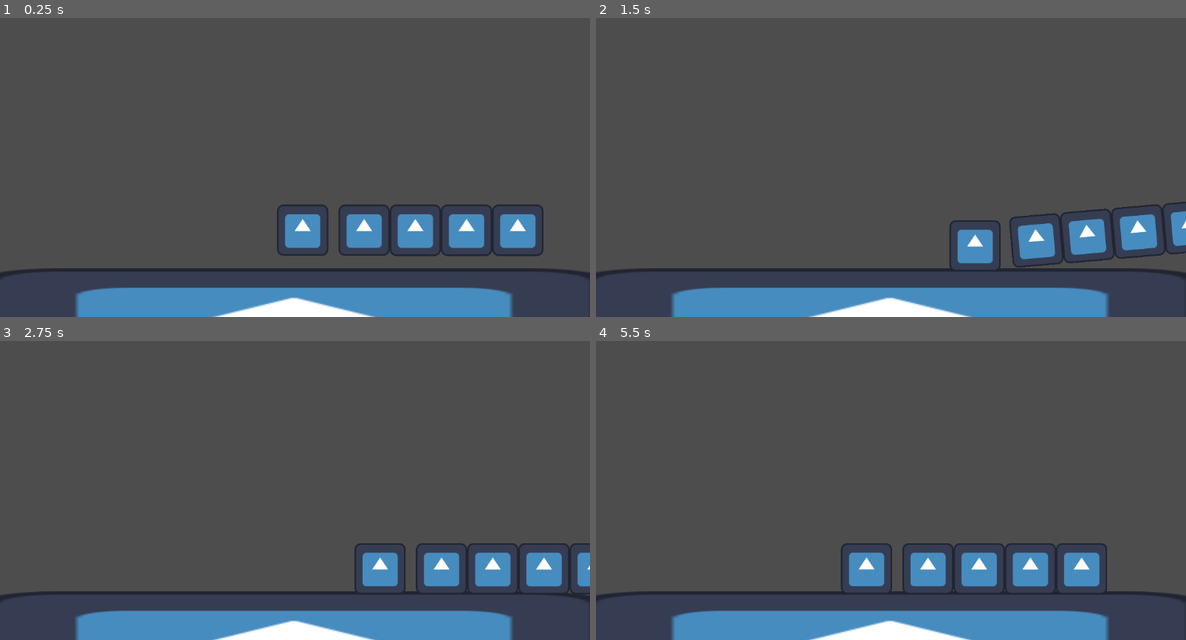
Above: before the commit, frames 1-4 (two rows, left to right).
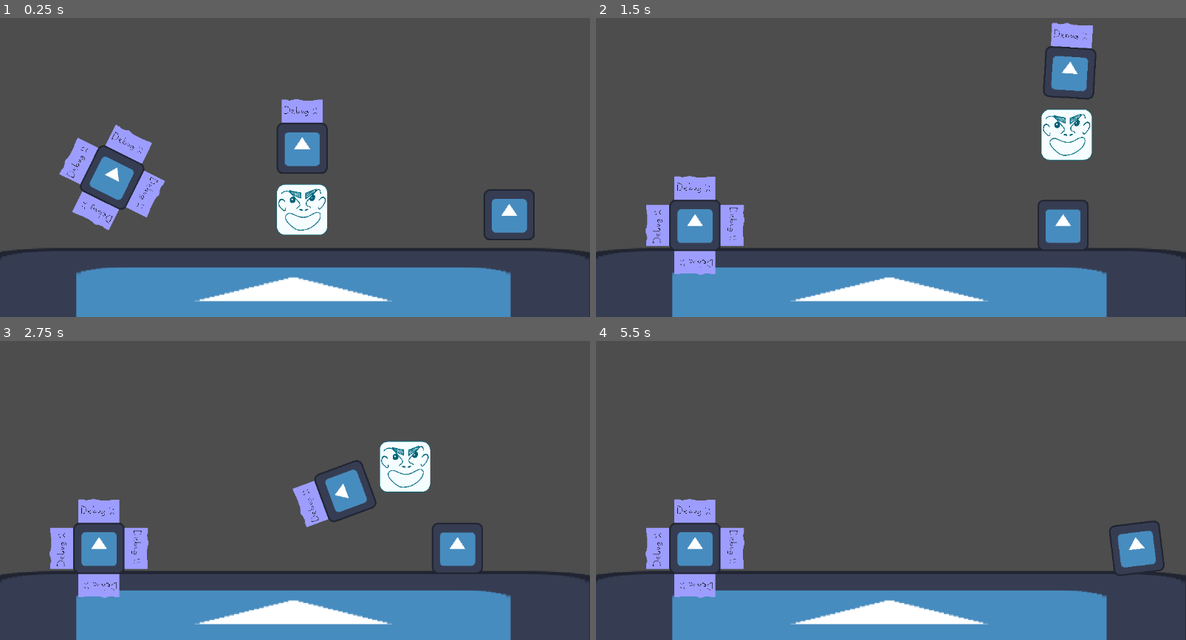
Above: after the commit, the same moments.

Repository: jkkivenko/james-gam-249
Game: Godot game, scene res://Scenes/jamess.tscn
Two runs of this game, one before a commit and one after it. Both use one fixed random seed, a clock stepped at 60 frames per second and the inputs below. This scene is started directly instead of the project's main scene. The engine's default icon, where the game draws it, is replaced by a stand-in: a white triangle on a blue panel in a dark square.
Inputs (mouse positions are in pixels of both pictures, inside the frame that each line leads up to):
- Up to frame 1 (0.25 s): no input
- Up to frame 2 (1.5 s): move the mouse to (1020, 134) at 0.52 s; hold D (Move Right) 0.53-1.28 s; hold Right (Swing Clockwise) 0.53-1.28 s; click (1020, 134) at 0.67 s; move the mouse to (773, 167) at 1.27 s; hold A (Move Left) from 1.28 s (still down); tap Left (Swing Counterclockwise) at 1.35 s; click (773, 167) at 1.42 s
- Up to frame 3 (2.75 s): move the mouse to (354, 400) at 2.02 s; release A (Move Left) at 2.03 s; hold D (Move Right) from 2.03 s (still down); hold Right (Swing Clockwise) from 2.03 s (still down); click (354, 400) at 2.17 s
- Up to frame 4 (5.5 s): move the mouse to (861, 541) at 2.77 s; release Right (Swing Clockwise) at 2.78 s; tap Left (Swing Counterclockwise) at 2.85, 4.35 s; click (861, 541) at 2.92 s; move the mouse to (1068, 523) at 3.52 s; release D (Move Right) at 3.53 s; hold Right (Swing Clockwise) 3.53-4.28 s; hold A (Move Left) from 3.53 s (still down); click (1068, 523) at 3.67 s; move the mouse to (714, 424) at 4.27 s; click (714, 424) at 4.42 s; move the mouse to (920, 475) at 5.02 s; hold Right (Swing Clockwise) from 5.03 s (still down); click (920, 475) at 5.17 s

The runs differ from the first frame. In frame 1, 19% of the frame differs, in the area x 0-100%, y 27-100%; in frame 2, 18%; in frame 3, 18%; in frame 4, 16%.

Commit message:
weepon

Diff:
--- /dev/null
+++ b/Scenes/attachment_point.tscn
@@ -0,0 +1,12 @@
+[gd_scene load_steps=3 format=3 uid="uid://b0x3aihndppp2"]
+
+[ext_resource type="Script" uid="uid://cmbhd6ulsenan" path="res://Scripts/attachment_point.gd" id="1_5g6it"]
+[ext_resource type="Texture2D" uid="uid://ew6g7bo37nd1" path="res://art/indicator.png" id="1_ehnt0"]
+
+[node name="AttachmentPoint" type="Node2D"]
+script = ExtResource("1_5g6it")
+
+[node name="Indicator" type="Sprite2D" parent="."]
+position = Vector2(0, -40)
+scale = Vector2(0.625, 0.625)
+texture = ExtResource("1_ehnt0")
--- a/Scenes/block.tscn
+++ b/Scenes/block.tscn
@@ -1,16 +1,31 @@
-[gd_scene load_steps=4 format=3 uid="uid://dafcgwkvmg08y"]
+[gd_scene load_steps=5 format=3 uid="uid://dafcgwkvmg08y"]
 
-[ext_resource type="Script" uid="uid://cl1xu3it2xahs" path="res://Scripts/block.gd" id="1_ejx3s"]
+[ext_resource type="Script" uid="uid://t3j8047r2pwx" path="res://Scripts/hammer_component.gd" id="1_8o1l4"]
 [ext_resource type="Texture2D" uid="uid://vsh53w0kddj4" path="res://icon.svg" id="2_8o1l4"]
+[ext_resource type="PackedScene" uid="uid://b0x3aihndppp2" path="res://Scenes/attachment_point.tscn" id="3_c2iur"]
 
-[sub_resource type="RectangleShape2D" id="RectangleShape2D_fsd7l"]
+[sub_resource type="RectangleShape2D" id="RectangleShape2D_ejx3s"]
 size = Vector2(100, 100)
 
 [node name="Block" type="CollisionShape2D"]
-shape = SubResource("RectangleShape2D_fsd7l")
-script = ExtResource("1_ejx3s")
-mass = 0.1
+shape = SubResource("RectangleShape2D_ejx3s")
+script = ExtResource("1_8o1l4")
 
 [node name="Sprite2D" type="Sprite2D" parent="."]
 scale = Vector2(0.784, 0.784)
 texture = ExtResource("2_8o1l4")
+
+[node name="Left" parent="." instance=ExtResource("3_c2iur")]
+position = Vector2(-50, 0)
+rotation = -1.5708
+
+[node name="Top" parent="." instance=ExtResource("3_c2iur")]
+position = Vector2(0, -50)
+
+[node name="Right" parent="." instance=ExtResource("3_c2iur")]
+position = Vector2(50, 0)
+rotation = 1.5708
+
+[node name="Bottom" parent="." instance=ExtResource("3_c2iur")]
+position = Vector2(0, 50)
+rotation = -3.14159
--- a/Scenes/block_entity.tscn
+++ /dev/null
@@ -1,5 +0,0 @@
-[gd_scene load_steps=2 format=3 uid="uid://budjfnslycar6"]
-
-[ext_resource type="PackedScene" uid="uid://dfdxiw70602xd" path="res://Scenes/component_entity.tscn" id="1_jf8by"]
-
-[node name="ComponentEntity" instance=ExtResource("1_jf8by")]
--- a/Scenes/component_entity.tscn
+++ b/Scenes/component_entity.tscn
@@ -1,6 +1,12 @@
-[gd_scene load_steps=2 format=3 uid="uid://dfdxiw70602xd"]
+[gd_scene load_steps=2 format=3 uid="uid://dw81ctxi12y6v"]
 
-[ext_resource type="Script" uid="uid://ci0sy3jjqsvv1" path="res://Scripts/component_entity.gd" id="1_ottmd"]
+[ext_resource type="Script" uid="uid://by7xfrg6rheja" path="res://Scripts/component_entity.gd" id="1_8r0by"]
 
-[node name="BlockEntity" type="RigidBody2D"]
-script = ExtResource("1_ottmd")
+[node name="ComponentEntity" type="RigidBody2D" groups=["Component Entities"]]
+collision_layer = 4
+collision_mask = 7
+input_pickable = true
+script = ExtResource("1_8r0by")
+
+[connection signal="mouse_entered" from="." to="." method="_on_mouse_entered"]
+[connection signal="mouse_exited" from="." to="." method="_on_mouse_exited"]
--- a/Scenes/hammer.tscn
+++ /dev/null
@@ -1,24 +0,0 @@
-[gd_scene load_steps=5 format=3 uid="uid://b81b7gfiot1ei"]
-
-[ext_resource type="Script" uid="uid://b8jlnpiwhkovb" path="res://Scripts/weapon_pivot.gd" id="1_010gp"]
-[ext_resource type="Texture2D" uid="uid://vsh53w0kddj4" path="res://icon.svg" id="2_l8gpf"]
-
-[sub_resource type="PhysicsMaterial" id="PhysicsMaterial_itlcx"]
-friction = 0.1
-
-[sub_resource type="RectangleShape2D" id="RectangleShape2D_mb55d"]
-size = Vector2(100, 100)
-
-[node name="Hammer" type="RigidBody2D"]
-mass = 0.1
-physics_material_override = SubResource("PhysicsMaterial_itlcx")
-script = ExtResource("1_010gp")
-max_rotation_speed = 1.5
-
-[node name="Hilt" type="CollisionShape2D" parent="."]
-position = Vector2(120, 0)
-shape = SubResource("RectangleShape2D_mb55d")
-
-[node name="HiltSprite" type="Sprite2D" parent="Hilt"]
-scale = Vector2(0.7813, 0.7813)
-texture = ExtResource("2_l8gpf")
--- /dev/null
+++ b/Scenes/hilt.tscn
@@ -0,0 +1,19 @@
+[gd_scene load_steps=5 format=3 uid="uid://bqj8wf1b8vux2"]
+
+[ext_resource type="Script" uid="uid://t3j8047r2pwx" path="res://Scripts/hammer_component.gd" id="1_id6uf"]
+[ext_resource type="Texture2D" uid="uid://vsh53w0kddj4" path="res://icon.svg" id="1_yt3og"]
+[ext_resource type="PackedScene" uid="uid://b0x3aihndppp2" path="res://Scenes/attachment_point.tscn" id="2_y0su6"]
+
+[sub_resource type="RectangleShape2D" id="RectangleShape2D_mb55d"]
+size = Vector2(100, 100)
+
+[node name="Hilt" type="CollisionShape2D"]
+shape = SubResource("RectangleShape2D_mb55d")
+script = ExtResource("1_id6uf")
+
+[node name="Sprite2D" type="Sprite2D" parent="."]
+scale = Vector2(0.7813, 0.7813)
+texture = ExtResource("1_yt3og")
+
+[node name="AttachmentPoint" parent="." instance=ExtResource("2_y0su6")]
+position = Vector2(0, -50)
--- a/Scenes/jamess.tscn
+++ b/Scenes/jamess.tscn
@@ -1,50 +1,54 @@
-[gd_scene load_steps=7 format=3 uid="uid://cr0vks3weya76"]
+[gd_scene load_steps=9 format=3 uid="uid://ekx6m0e8ufcf"]
 
 [ext_resource type="Texture2D" uid="uid://vsh53w0kddj4" path="res://icon.svg" id="1_llrt7"]
-[ext_resource type="Script" uid="uid://dvy0hwhhqi1oy" path="res://player_controller.gd" id="2_f8181"]
-[ext_resource type="PackedScene" uid="uid://b81b7gfiot1ei" path="res://Scenes/hammer.tscn" id="2_llrt7"]
-[ext_resource type="PackedScene" uid="uid://dafcgwkvmg08y" path="res://Scenes/block.tscn" id="4_fe7jn"]
+[ext_resource type="PackedScene" uid="uid://dl8yi5v1vwkq3" path="res://Scenes/player.tscn" id="2_f8181"]
+[ext_resource type="Script" uid="uid://cu5yompuo8gcb" path="res://Scripts/enemy.gd" id="3_fe7jn"]
+[ext_resource type="PackedScene" uid="uid://dw81ctxi12y6v" path="res://Scenes/component_entity.tscn" id="4_fe7jn"]
+[ext_resource type="PackedScene" uid="uid://dafcgwkvmg08y" path="res://Scenes/block.tscn" id="5_lpgml"]
 
-[sub_resource type="RectangleShape2D" id="RectangleShape2D_oy16b"]
+[sub_resource type="RectangleShape2D" id="RectangleShape2D_e2o6t"]
 size = Vector2(1234, 191)
 
-[sub_resource type="RectangleShape2D" id="RectangleShape2D_x8gtn"]
+[sub_resource type="PhysicsMaterial" id="PhysicsMaterial_e2o6t"]
+
+[sub_resource type="RectangleShape2D" id="RectangleShape2D_80nbo"]
 size = Vector2(100, 100)
 
-[node name="Jamesscene" type="Node2D"]
+[node name="Game" type="Node2D"]
 
 [node name="StaticBody2D" type="StaticBody2D" parent="."]
 position = Vector2(574, 654)
+collision_mask = 7
 
 [node name="CollisionShape2D" type="CollisionShape2D" parent="StaticBody2D"]
-shape = SubResource("RectangleShape2D_oy16b")
+shape = SubResource("RectangleShape2D_e2o6t")
 
 [node name="Sprite2D" type="Sprite2D" parent="StaticBody2D"]
 scale = Vector2(9.6406, 1.57813)
 texture = ExtResource("1_llrt7")
 
-[node name="Player" type="RigidBody2D" parent="."]
+[node name="Player" parent="." instance=ExtResource("2_f8181")]
 position = Vector2(591, 450)
+
+[node name="Enemy" type="RigidBody2D" parent="."]
+position = Vector2(1016, 460)
+mass = 0.1
+physics_material_override = SubResource("PhysicsMaterial_e2o6t")
 lock_rotation = true
-script = ExtResource("2_f8181")
-movement_force_magnitude = 3000.0
-bonus_friction_force_magnitude = 1000.0
+script = ExtResource("3_fe7jn")
 
-[node name="CollisionShape2D" type="CollisionShape2D" parent="Player"]
-shape = SubResource("RectangleShape2D_x8gtn")
+[node name="CollisionShape2D" type="CollisionShape2D" parent="Enemy"]
+shape = SubResource("RectangleShape2D_80nbo")
 
-[node name="Sprite2D" type="Sprite2D" parent="Player"]
+[node name="Sprite2D" type="Sprite2D" parent="Enemy"]
+rotation = 3.14159
 scale = Vector2(0.7813, 0.7813)
 texture = ExtResource("1_llrt7")
 
-[node name="PinJoint2D" type="PinJoint2D" parent="Player"]
-node_a = NodePath("..")
-node_b = NodePath("../Weapon")
+[node name="ComponentEntity" parent="." instance=ExtResource("4_fe7jn")]
+position = Vector2(220, 387)
+rotation = 0.461939
+component_scene = ExtResource("5_lpgml")
 
-[node name="Weapon" parent="Player" instance=ExtResource("2_llrt7")]
-mass = 0.4
-components = Dictionary[Vector2i, PackedScene]({
-Vector2i(0, 0): ExtResource("4_fe7jn"),
-Vector2i(1, 0): ExtResource("4_fe7jn"),
-Vector2i(2, 0): ExtResource("4_fe7jn")
-})
+[node name="Camera2D" type="Camera2D" parent="."]
+position = Vector2(577, 364)
--- a/Scenes/player.tscn
+++ b/Scenes/player.tscn
@@ -2,7 +2,7 @@
 
 [ext_resource type="Script" uid="uid://dvy0hwhhqi1oy" path="res://player_controller.gd" id="1_cvnsp"]
 [ext_resource type="Texture2D" uid="uid://d1hiuc0dcaa7n" path="res://art/protag.png" id="2_6t5aa"]
-[ext_resource type="PackedScene" uid="uid://b81b7gfiot1ei" path="res://Scenes/hammer.tscn" id="3_6t5aa"]
+[ext_resource type="PackedScene" uid="uid://b81b7gfiot1ei" path="res://Scenes/weapon_pivot.tscn" id="3_6t5aa"]
 
 [sub_resource type="PhysicsMaterial" id="PhysicsMaterial_e2o6t"]
 
@@ -10,6 +10,8 @@
 size = Vector2(100, 100)
 
 [node name="Player" type="RigidBody2D"]
+collision_layer = 2
+collision_mask = 5
 physics_material_override = SubResource("PhysicsMaterial_e2o6t")
 lock_rotation = true
 script = ExtResource("1_cvnsp")
@@ -25,6 +27,6 @@
 
 [node name="PinJoint2D" type="PinJoint2D" parent="."]
 node_a = NodePath("..")
-node_b = NodePath("../Hammer")
+node_b = NodePath("../WeaponPivot")
 
-[node name="Hammer" parent="." instance=ExtResource("3_6t5aa")]
+[node name="WeaponPivot" parent="." instance=ExtResource("3_6t5aa")]
--- /dev/null
+++ b/Scenes/weapon_pivot.tscn
@@ -0,0 +1,17 @@
+[gd_scene load_steps=3 format=3 uid="uid://b81b7gfiot1ei"]
+
+[ext_resource type="Script" uid="uid://b8jlnpiwhkovb" path="res://Scripts/weapon_pivot.gd" id="1_7vne0"]
+[ext_resource type="PackedScene" uid="uid://bqj8wf1b8vux2" path="res://Scenes/hilt.tscn" id="2_1c5ut"]
+
+[node name="WeaponPivot" type="RigidBody2D"]
+mass = 0.1
+contact_monitor = true
+max_contacts_reported = 5
+script = ExtResource("1_7vne0")
+shwing_force = 400000.0
+max_rotation_speed = 1.5
+
+[node name="Hilt" parent="." instance=ExtResource("2_1c5ut")]
+position = Vector2(0, -120)
+
+[connection signal="body_shape_entered" from="." to="." method="_on_body_shape_entered"]
--- /dev/null
+++ b/Scripts/attachment_point.gd
@@ -0,0 +1 @@
+class_name AttachmentPoint extends Node2D
--- a/Scripts/component_entity.gd
+++ b/Scripts/component_entity.gd
@@ -4,13 +4,44 @@
 @export var component_scene : PackedScene:
 	set(new):
 		component_scene = new
-		call_deferred("instantiate_component")
+		reset_component()
 
-func instantiate_component():
+var hovered : bool = false
+var held : bool = false
+
+func _process(_delta):
+	if not Engine.is_editor_hint():
+		if Input.is_mouse_button_pressed(MOUSE_BUTTON_LEFT):
+			if hovered:
+				held = true
+		else:
+			held = false
+	if held:
+		rotation = 0
+		freeze = true
+		collision_mask -= 4
+		var direction_to_mouse = get_viewport().get_mouse_position() - get_global_transform_with_canvas().origin
+		position += direction_to_mouse
+	else:
+		freeze = false
+		collision_mask -= 4
+
+func reset_component():
 	for child in get_children():
 		if child is HammerComponent:
 			child.queue_free()
 	if component_scene:
-		var component : HammerComponent = component_scene.instantiate()
-		add_child(component)
-		component.owner = self
+		var component = component_scene.instantiate()
+		if component is HammerComponent:
+			add_child(component)
+			component.owner = self
+		else:
+			push_error("Tried to attach a component that isn't a HammerComponent!")
+
+func _on_mouse_entered():
+	print("ENTER")
+	hovered = true
+
+func _on_mouse_exited():
+	print("EXIT")
+	hovered = false
--- a/Scripts/hammer_component.gd
+++ b/Scripts/hammer_component.gd
@@ -1,4 +1,4 @@
 class_name HammerComponent extends CollisionShape2D
 
-@export_flags("Top", "Right", "Bottom", "Left")
-var attachment_points
+@export var attached_components : Dictionary[AttachmentPoint, HammerComponent] = {}
+@export var mass : float = 0.1
--- /dev/null
+++ b/Scripts/pickup_manager.gd
@@ -0,0 +1 @@
+extends Node2D
--- a/Scripts/weapon_pivot.gd
+++ b/Scripts/weapon_pivot.gd
@@ -1,20 +1,22 @@
-@tool
 class_name WeaponPivot extends RigidBody2D
 
 ## How much force the weapon rotates with.
 @export var shwing_force : float = 200000
 ## Revs per sex
 @export var max_rotation_speed : float = 2
-## The mass of the hilt in kgs
-@export var hilt_mass : float = 0.1:
-	set(new):
-		hilt_mass = new
-		mass = hilt_mass
-## Key: a location in the tool. Value: What item is at that location
-@export var components : Dictionary[Vector2i, PackedScene]:
-	set(new):
-		components = new
-		call_deferred("instantiate_components")
+
+func _ready():
+	for component in get_all_components():
+		mass += component.mass
+
+## Recursively explores the node tree to find all nodes that are HammerComponents
+func get_all_components(obj : Node2D = self) -> Array[HammerComponent]:
+	var components : Array[HammerComponent] = []
+	for child in obj.get_children():
+		if child is HammerComponent:
+			components.append(child)
+			components += get_all_components(child)
+	return components
 
 func _physics_process(_delta):
 	if !Engine.is_editor_hint():
@@ -24,15 +26,6 @@
 		elif Input.is_action_pressed("Swing Counterclockwise") and -current_rps < max_rotation_speed:
 			apply_torque(-shwing_force)
 
-func instantiate_components():
-	for child in get_children():
-		if child is HammerComponent:
-			child.queue_free()
-		mass = hilt_mass
-	for location in components.keys():
-		var component : HammerComponent = components[location].instantiate()
-		add_child(component, true)
-		component.owner = self
-		# Place it at the hilt position plus its position (defaulting to 1,0) times 100 pixels because
-		component.position = $Hilt.position + Vector2(100 * (location + Vector2i(1,0)))
-		mass += component.mass * 0.1
+#func _on_body_shape_entered(body_rid, body, body_shape_index, local_shape_index):
+	#print(body.shape_owner_get_owner(body.shape_find_owner(body_shape_index)))
+	#print(shape_owner_get_owner(self.shape_find_owner(local_shape_index)))
--- a/project.godot
+++ b/project.godot
@@ -18,6 +18,11 @@
 [autoload]
 
 GameManager="*res://Scripts/game_manager.gd"
+PickupManager="*res://Scripts/pickup_manager.gd"
+
+[global_group]
+
+"Component Entities"=""
 
 [input]
 
@@ -41,3 +46,13 @@
 "events": [Object(InputEventKey,"resource_local_to_scene":false,"resource_name":"","device":-1,"window_id":0,"alt_press …(192 unchanged characters)…
 ]
 }
+
+[layer_names]
+
+2d_physics/layer_1="Terrain"
+2d_physics/layer_2="Player"
+2d_physics/layer_3="Physics Objects"
+
+[rendering]
+
+textures/canvas_textures/default_texture_filter=0
Not shown, added: Scripts/attachment_point.gd.uid
Not shown, changed: Scripts/component_entity.gd.uid
Not shown, added: Scripts/pickup_manager.gd.uid
Binary file added: art/indicator.png
Not shown, added: art/indicator.png.import
